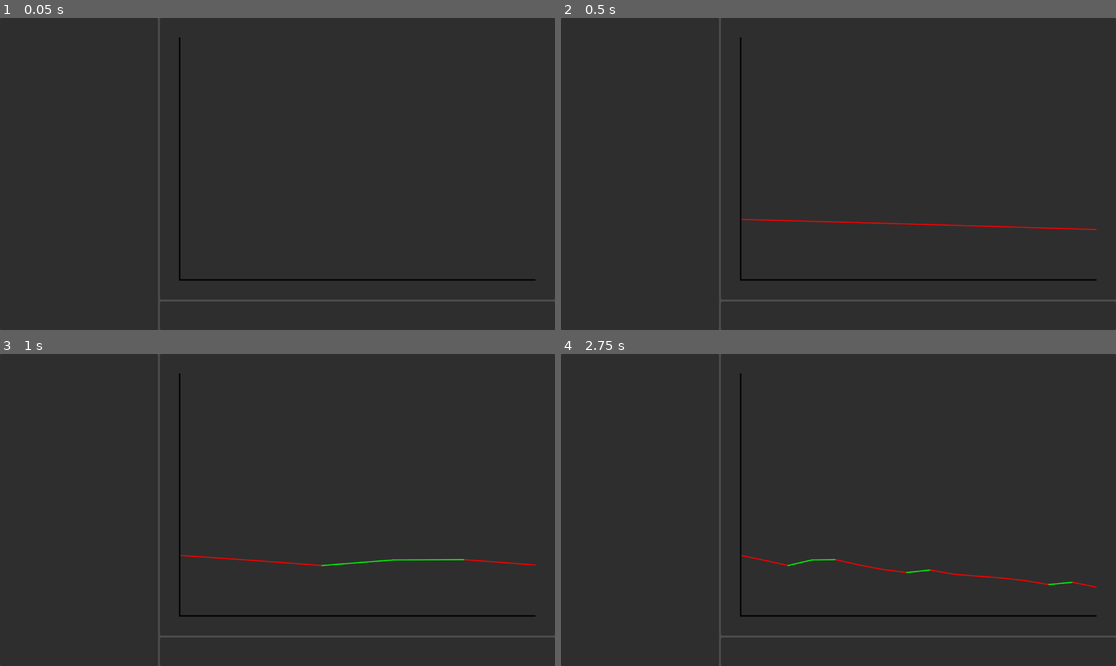
Above: before the commit, frames 1-4 (two rows, left to right).
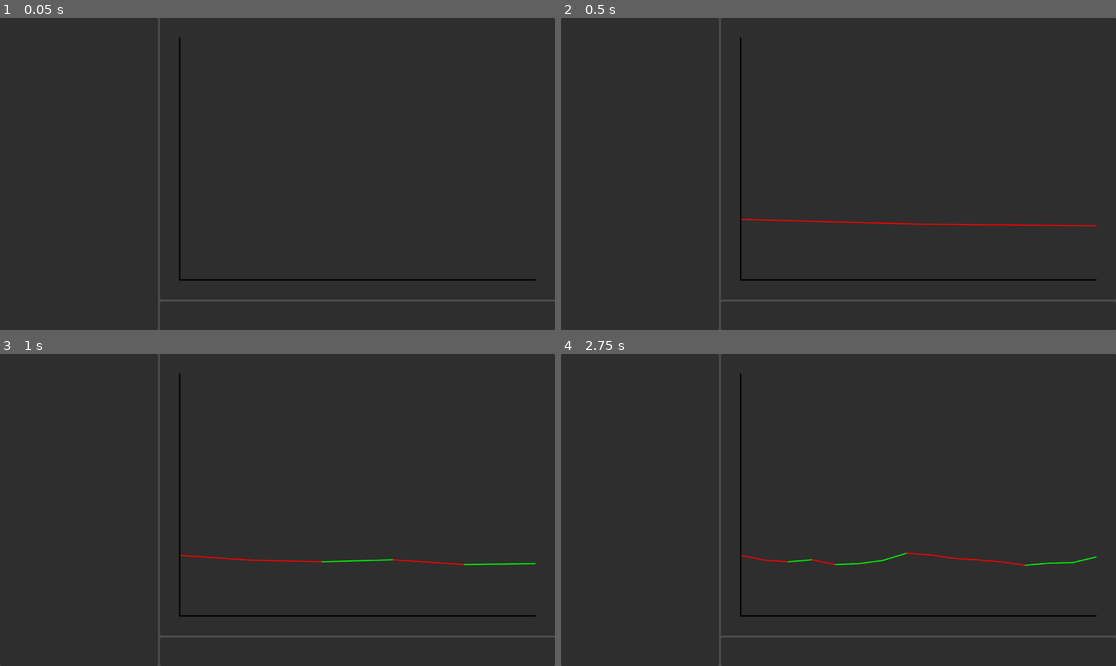
Above: after the commit, the same moments.

Repository: ayylol/viceroy-maxing
Game: Godot game, scene res://scenes/bimgus_scene.tscn
Two runs of this game, one before a commit and one after it. Both use one fixed random seed, a clock stepped at 60 frames per second and the inputs below. The project has no main scene, so this scene is started directly.
Inputs (mouse positions are in pixels of both pictures, inside the frame that each line leads up to):
- Up to frame 1 (0.05 s): no input
- Up to frame 2 (0.5 s): no input
- Up to frame 3 (1 s): move the mouse to (399, 494) at 0.52 s; hold D (move_right) from 0.53 s (still down); tap Space (jump) at 0.77 s
- Up to frame 4 (2.75 s): move the mouse to (727, 525) at 1.27 s; release D (move_right) at 1.28 s; hold S (move_down) 1.28-2.03 s; tap Space (jump) at 1.52 s; move the mouse to (894, 441) at 2.02 s; hold D (move_right) from 2.03 s (still down)

Frame 1 is identical in both runs. In frame 2, 0.3% of the frame differs, in the area x 52-97%, y 65-69%; in frame 3, 0.5%; in frame 4, 0.7%, in the area x 35-97%, y 63-76%.

Commit message:
More stock market stuff

Diff:
--- /dev/null
+++ b/objects/stock_market_viewer.tscn
@@ -0,0 +1,46 @@
+[gd_scene load_steps=2 format=3 uid="uid://cwvmh67pa1h3t"]
+
+[ext_resource type="Script" uid="uid://bg8bdsmwfltr0" path="res://scenes/graph.gd" id="1_iu4dm"]
+
+[node name="StockMarketViewer" type="Control"]
+layout_mode = 3
+anchors_preset = 15
+anchor_right = 1.0
+anchor_bottom = 1.0
+grow_horizontal = 2
+grow_vertical = 2
+size_flags_horizontal = 3
+size_flags_vertical = 3
+
+[node name="HBoxContainer" type="HBoxContainer" parent="."]
+layout_mode = 1
+anchors_preset = 15
+anchor_right = 1.0
+anchor_bottom = 1.0
+grow_horizontal = 2
+grow_vertical = 2
+
+[node name="OptionsContainer" type="PanelContainer" parent="HBoxContainer"]
+layout_mode = 2
+size_flags_horizontal = 3
+size_flags_stretch_ratio = 0.4
+
+[node name="VBoxContainer" type="VBoxContainer" parent="HBoxContainer"]
+layout_mode = 2
+size_flags_horizontal = 3
+
+[node name="Graph" type="PanelContainer" parent="HBoxContainer/VBoxContainer"]
+layout_mode = 2
+size_flags_vertical = 3
+script = ExtResource("1_iu4dm")
+
+[node name="GraphOptionsContainer" type="PanelContainer" parent="HBoxContainer/VBoxContainer"]
+layout_mode = 2
+size_flags_vertical = 3
+size_flags_stretch_ratio = 0.1
+
+[node name="Timer" type="Timer" parent="."]
+wait_time = 0.172
+autostart = true
+
+[connection signal="timeout" from="Timer" to="HBoxContainer/VBoxContainer/Graph" method="_on_timer_timeout"]
--- a/scenes/bimgus_scene.tscn
+++ b/scenes/bimgus_scene.tscn
@@ -1,48 +1,7 @@
 [gd_scene load_steps=2 format=3 uid="uid://tjenxyixrpq6"]
 
-[ext_resource type="Script" uid="uid://bg8bdsmwfltr0" path="res://scenes/graph.gd" id="1_j1mk3"]
+[ext_resource type="PackedScene" uid="uid://cwvmh67pa1h3t" path="res://objects/stock_market_viewer.tscn" id="1_j1mk3"]
 
 [node name="BimgusScene" type="Node"]
 
-[node name="StockMarketViewer" type="Control" parent="."]
-layout_mode = 3
-anchors_preset = 15
-anchor_right = 1.0
-anchor_bottom = 1.0
-grow_horizontal = 2
-grow_vertical = 2
-size_flags_horizontal = 3
-size_flags_vertical = 3
-
-[node name="HBoxContainer" type="HBoxContainer" parent="StockMarketViewer"]
-layout_mode = 1
-anchors_preset = 15
-anchor_right = 1.0
-anchor_bottom = 1.0
-grow_horizontal = 2
-grow_vertical = 2
-
-[node name="OptionsContainer" type="PanelContainer" parent="StockMarketViewer/HBoxContainer"]
-layout_mode = 2
-size_flags_horizontal = 3
-size_flags_stretch_ratio = 0.4
-
-[node name="VBoxContainer" type="VBoxContainer" parent="StockMarketViewer/HBoxContainer"]
-layout_mode = 2
-size_flags_horizontal = 3
-
-[node name="Graph" type="PanelContainer" parent="StockMarketViewer/HBoxContainer/VBoxContainer"]
-layout_mode = 2
-size_flags_vertical = 3
-script = ExtResource("1_j1mk3")
-
-[node name="GraphOptionsContainer" type="PanelContainer" parent="StockMarketViewer/HBoxContainer/VBoxContainer"]
-layout_mode = 2
-size_flags_vertical = 3
-size_flags_stretch_ratio = 0.1
-
-[node name="Timer" type="Timer" parent="StockMarketViewer"]
-wait_time = 0.172
-autostart = true
-
-[connection signal="timeout" from="StockMarketViewer/Timer" to="StockMarketViewer/HBoxContainer/VBoxContainer/Graph" method="_on_timer_timeout"]
+[node name="StockMarketViewer" parent="." instance=ExtResource("1_j1mk3")]
--- a/scenes/graph.gd
+++ b/scenes/graph.gd
@@ -39,11 +39,20 @@
 	draw_line(Vector2(margin_min.x, margin_max.y), margin_max, Color.BLACK, 1.5, true)
 
 func _on_timer_timeout():
-	var jitter=randf()-0.5
+	var jitter=randf()-0.49
 	var chance_of_event = randf()
-	if chance_of_event > 0.9:
+	if chance_of_event > 0.95:
 		jitter+=randf()*2
-	elif chance_of_event < 0.1:
+	elif chance_of_event < 0.05:
 		jitter-=randf()*2
+	if graph.size()>8:
+		var t = 0
+		for i in range(4):
+			t+=graph[graph.size()-3-i]
+		jitter += ((t/4.0) - graph.back())/8
+	if graph.back() > 0.75*graph_max:
+		jitter-=randf()*0.3
+	if graph.back() < 0.25*graph_max:
+		jitter+=randf()*0.3
 	graph.append(clamp(graph.back()+jitter,0,graph_max))
 	queue_redraw()
